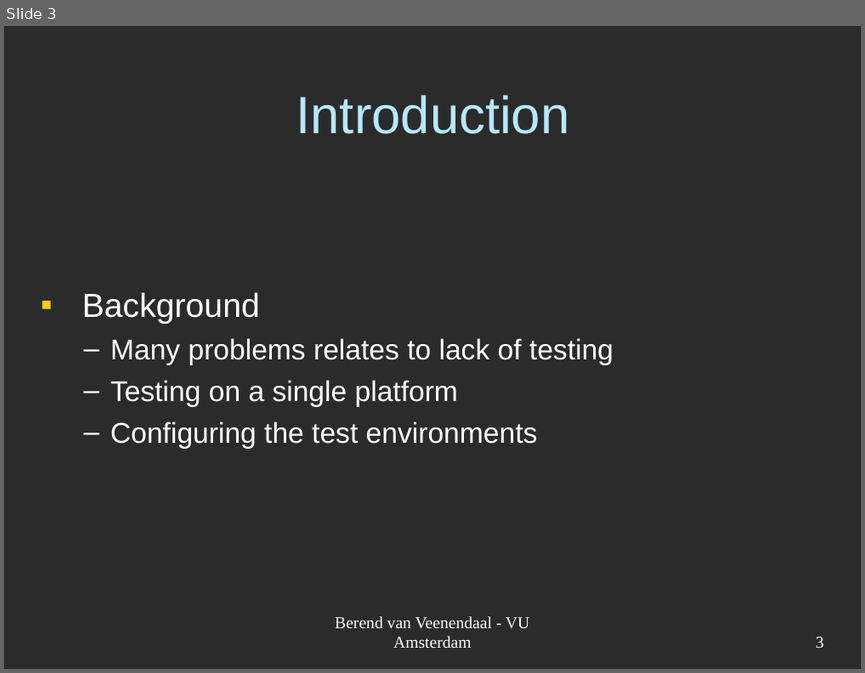
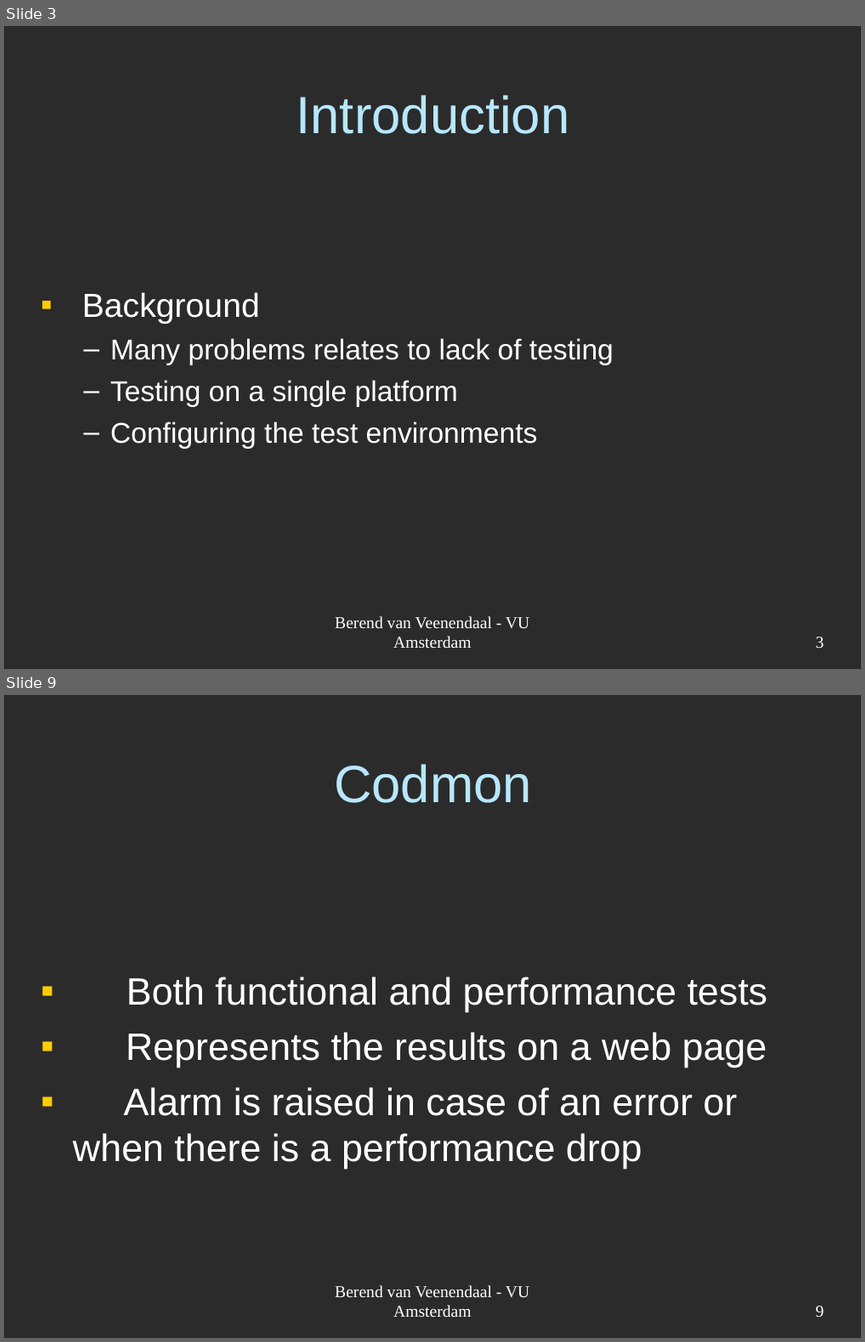
Before and after one commit to JungleComputing/codmon, a slide deck: doc/report/Codmon-VM.ppt. Shown one above the other, each under a label of ours: slide 3 before the commit, slides 3 and 9 after it; the slides between them are not shown. The pictures are 865x673 and 865x1342 pixels, drawn with LibreOffice and Linux fonts; fonts in the diff are those of the drawing; background and template pictures are left out; a plain dark background stands for a picture behind light text. Boxes give left, top, right and bottom in pixels: in the first picture for what was removed or moved away, otherwise in the second. Text is boxed around its words. In the diff, an @@ line names an element or a change of style, - is before the commit and + after.

```diff
--- a/doc/report/Codmon-VM.ppt
+++ b/doc/report/Codmon-VM.ppt
@@ slide 9 added at <box>4,695,861,1338</box>, background picture (left out) @@
@@ title added at <box>334,764,532,803</box>, 44 pt, text #B7E7FF @@
+Codmon
@@ text added at <box>73,976,768,1168</box>, 32 pt, text #FFFFFF @@
+▪ Both functional and performance tests
+▪ Represents the results on a web page
+▪ Alarm is raised in case of an error or when there is a performance drop
@@ text added at <box>335,1285,529,1316</box>, 14 pt, text #FFFFFF @@
+Berend van Veenendaal - VU Amsterdam
@@ page number added at <box>816,1305,824,1316</box>, 14 pt, text #FFFFFF @@
+9
```
Also in this commit, not shown: 2 slides changed, 3 other slides added, 30 slides removed.
